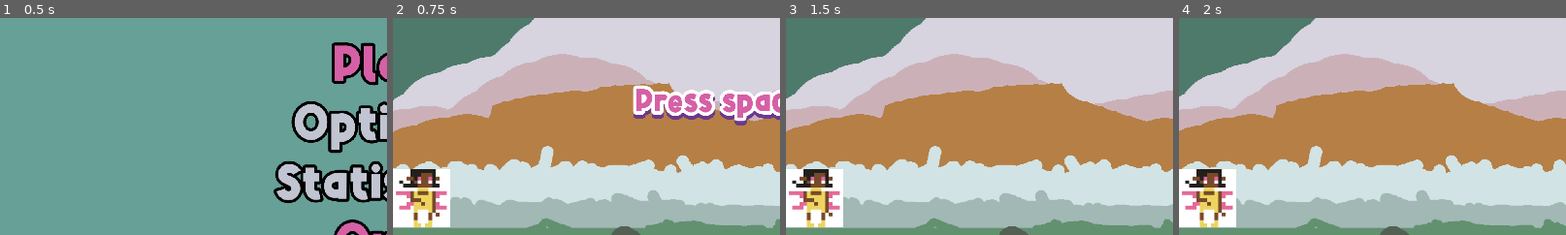
Above: before the commit, frames 1-4 (left to right).
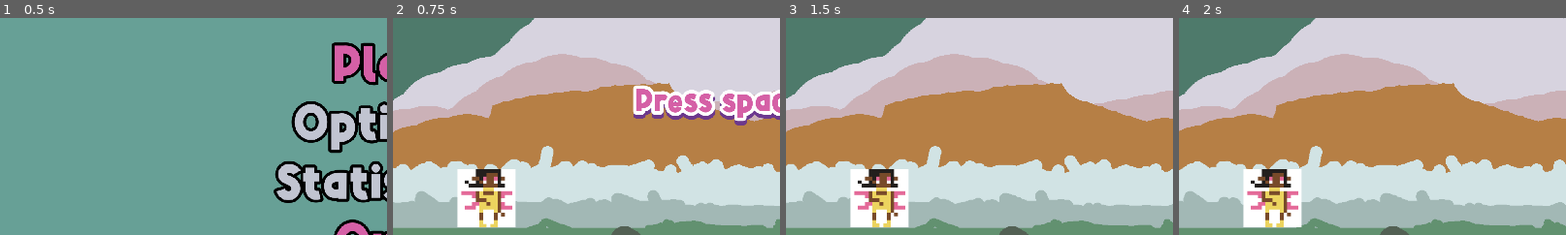
Above: after the commit, the same moments.

Repository: Teakitter/FlightlessFaeries
Game: Godot game, scene res://scenes/menu.tscn
The game is run twice, just before and just after one commit, with the same random seed, the same clock (stepped at 60 frames per second) and the same inputs.
Inputs:
- Up to frame 1 (0.5 s): no input
- Up to frame 2 (0.75 s): click "Play" at 0.5 s
- Up to frame 3 (1.5 s): tap Space at 1.25 s
- Up to frame 4 (2 s): tap W (jump) at 1.52 s
The pictures show only the part of the screen within x 0-50%, y 31-81%; the shares and areas given below are measured in that part.

Frame 1 is identical in both runs. In frame 2, 8.0% of the frame differs, in the area x 0-32%, y 69-97%; in frame 3, 8.0%; in frame 4, 8.0%.

Commit message:
move player sprite

Diff:
--- a/game/scenes/world.tscn
+++ b/game/scenes/world.tscn
@@ -14,7 +14,7 @@
 [node name="Background" parent="." instance=ExtResource("3_ua0fx")]
 
 [node name="Player" parent="." instance=ExtResource("1_6sj3s")]
-position = Vector2(70, 767)
+position = Vector2(232, 768)
 
 [node name="Camera2D" type="Camera2D" parent="."]
 position = Vector2(960, 520)
--- a/game/script/world.gd
+++ b/game/script/world.gd
@@ -7,7 +7,7 @@
 var game_running : bool
 
 const SCORE_MODIFIER : int = 100
-const PLAYER_START_POS := Vector2i(70, 667)
+const PLAYER_START_POS := Vector2i(232, 768)
 const CAM_START_POS := Vector2i(960, 520)
 const START_SPEED : float = 1
 const MAX_SPEED : int = 25
